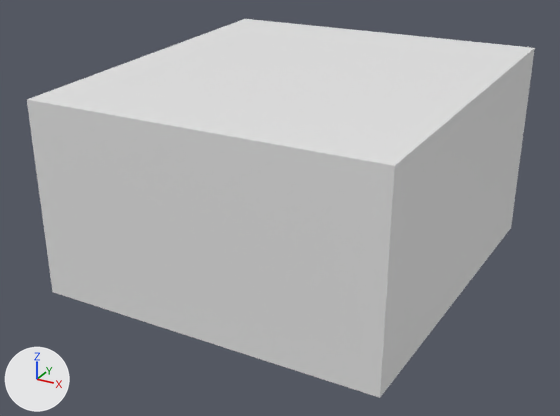
The Blender file ArtSourceFiles/Environment/Shop/Scene_Shop.blend, before and after one commit.
One viewpoint serves both versions: a 50 mm camera at (20.0, -40.1, 19.7) aimed at (0.2, -4.1, 1.7). The lights are fixed; the arrows at lower left show +X, +Y and +Z.

In view in the first picture: 'Base'.
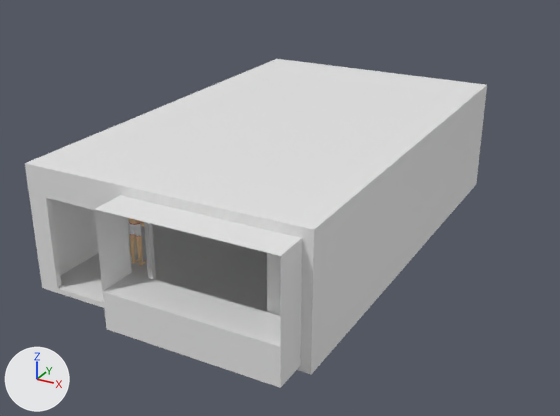
Boxes [x1, y1, x2, y2] around the edits, measured in the pictures (560 x 416 px):
'Base', reshaped, modifiers changed (9% narrower, 13% shorter)
    before: [27, 19, 535, 398]
    after: [25, 59, 487, 388]
'Bookshelf', added
    after: [267, 253, 281, 316]
'HandSanitizer', added
    after: [144, 222, 156, 280]

What the commit changed:
me_cube is used by ob_base; location (0.0, 0.0, 0.0).
me_cube had 8 vertices, 5 faces and spanned x -7.5..7.5, y -10.0..10.0, z 0.0..6.3.
me_cube now has 122 vertices, 119 faces and spans x -7.9..7.9, y -17.0..10.0, z -0.4..6.7.
Part 1, on me_cube:
2 vertices are removed from x -7.5..7.5, y -10.0, z 6.3.
5 faces are deleted.
2 vertices move from x -7.5..7.5, y -10.0, z 0.0 to x -7.5..7.5, y -14.9, z 0.0.
78 vertices are added at x -7.9..7.9, y -17.0..10.0, z -0.4..6.7.
20 new vertices lie (0.0, 1.9, 0.0) away from vertices in x -1.8..7.1, y -16.8, z 0.2..1.8.
5 new vertices lie (0.0, 0.0, 2.0) away from vertices in x -0.1..7.5, y -14.9..10.0, z 0.0.
8 new vertices lie (0.0, 0.0, 2.0) away from vertices in x -3.0..7.5, y -15.2..-14.9, z 0.0.
5 new vertices lie (0.0, 0.0, 4.3) away from vertices in x -2.2..7.5, y -15.2..-14.9, z 2.0.
119 new faces join them.
Mesh me_cube_006 is new.
It is a box spanning x -2.56..-2.29, y -12.96..-12.69, z 0.0..4.06.
Mesh me_cube_001 is new.
It has 104 vertices, 102 faces and spans x 5.4..7.4, y -14.8..5.2, z 0.0..6.0.
Object 'Base' (ob_base) loses its SOLIDIFY modifier named 'Solidify'.
Modifier setting removed (it was thickness = -4.31).
Object 'HandSanitizer' (ob_handsanitizer) is new; it shows me_cube_006.
Its location is (0.0, 0.0, 0.0).
Object 'Bookshelf' (ob_bookshelf) is new; it shows me_cube_001.
Its location is (0.0, 0.0, 0.0).
